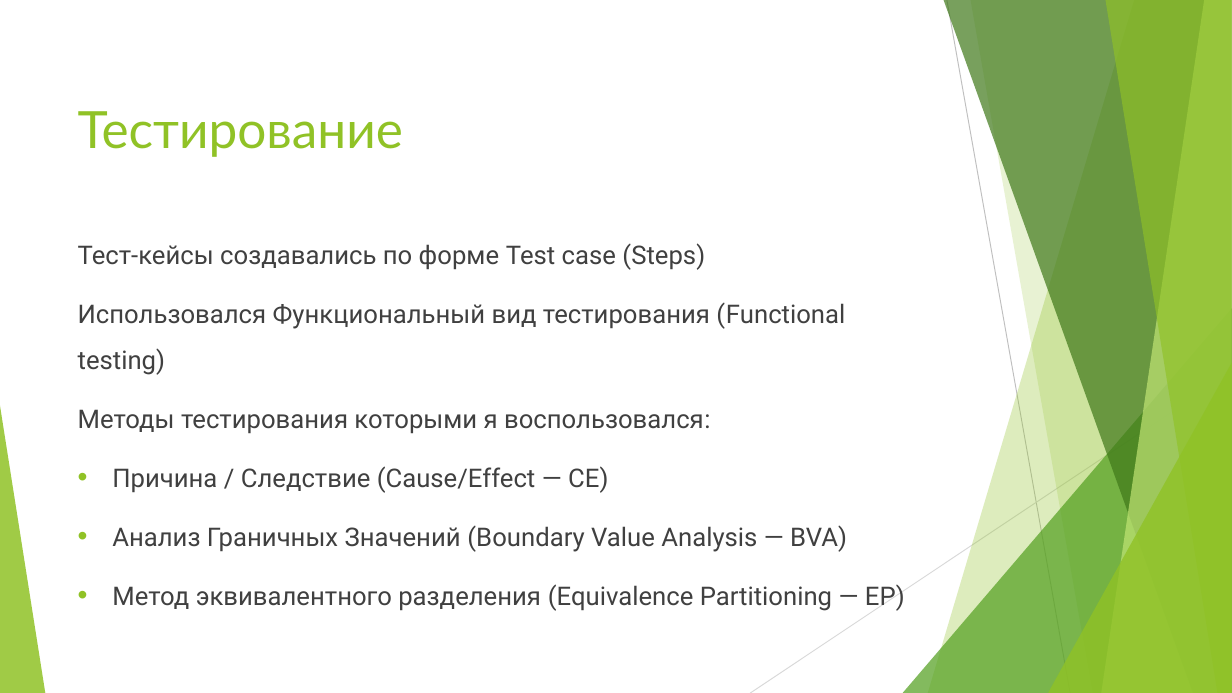
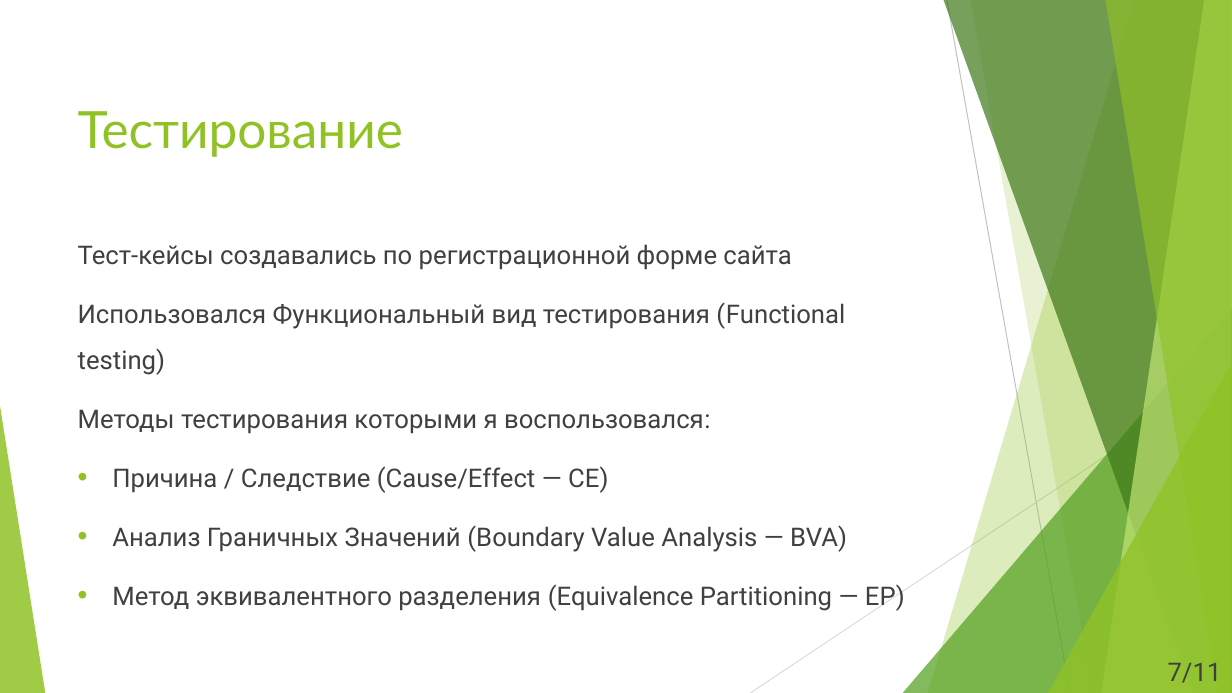
Before and after one commit to AlfaToad/MDK, a slide deck: slide 8 of documents/Электроный Дневник Политеха.pptx. Drawn at 1232x693 pixels with LibreOffice and Linux fonts; fonts in the diff are those of the drawing. Boxes give left, top, right and bottom in pixels: in the first picture for what was removed or moved away, otherwise in the second. Text is boxed around its words. In the diff, an @@ line names an element or a change of style, - is before the commit and + after.

```diff
--- a/documents/Электроный Дневник Политеха.pptx
+++ b/documents/Электроный Дневник Политеха.pptx
@@ text at box(78, 244, 791, 270): text changed @@
-Тест-кейсы создавались по форме Test case (Steps)
+Тест-кейсы создавались по регистрационной форме сайта
@@ text added at box(1168, 663, 1222, 683), 20 pt, text #404040 @@
+7/11
```
Also in this commit, not shown: 10 other slides changed, 3 other files.
